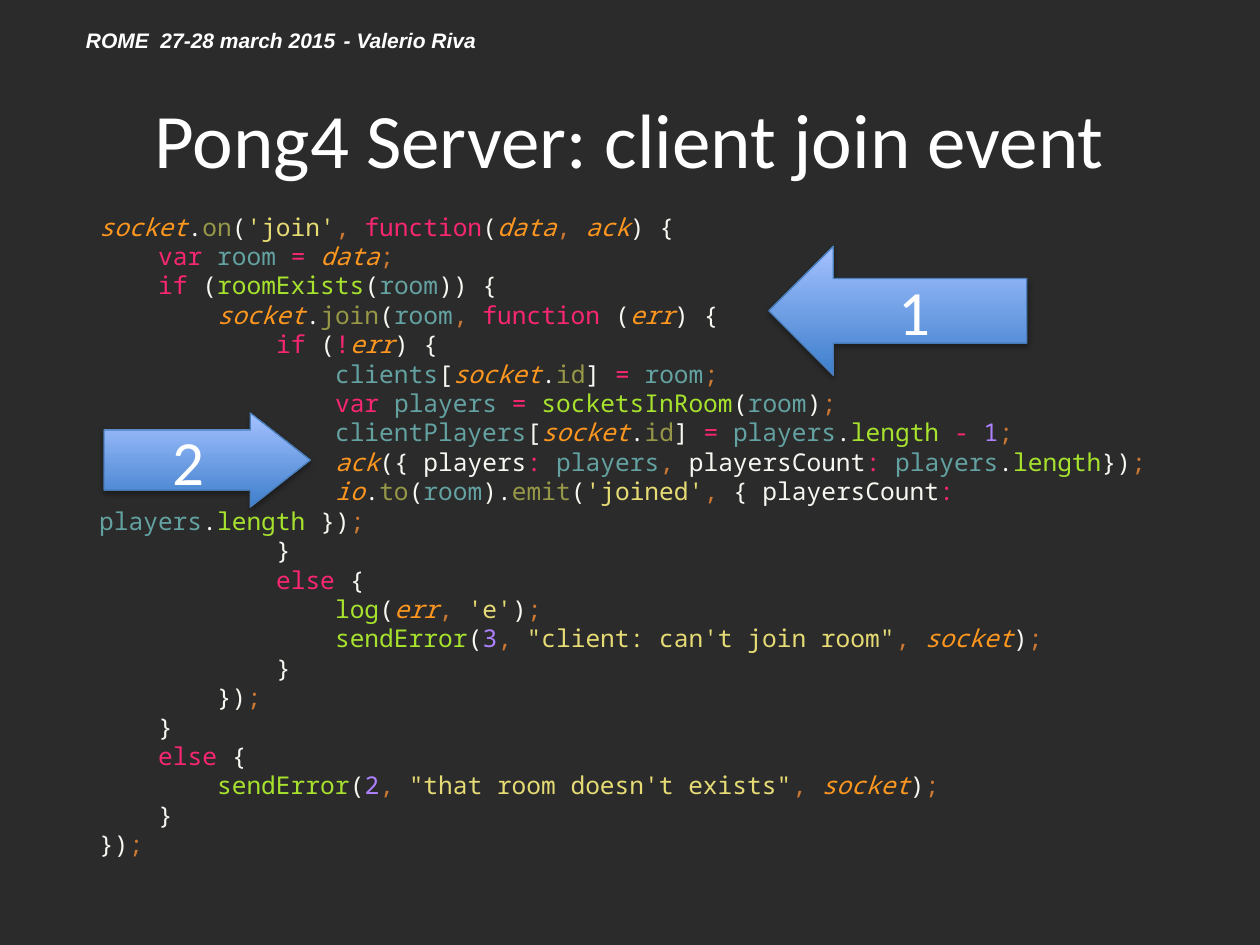
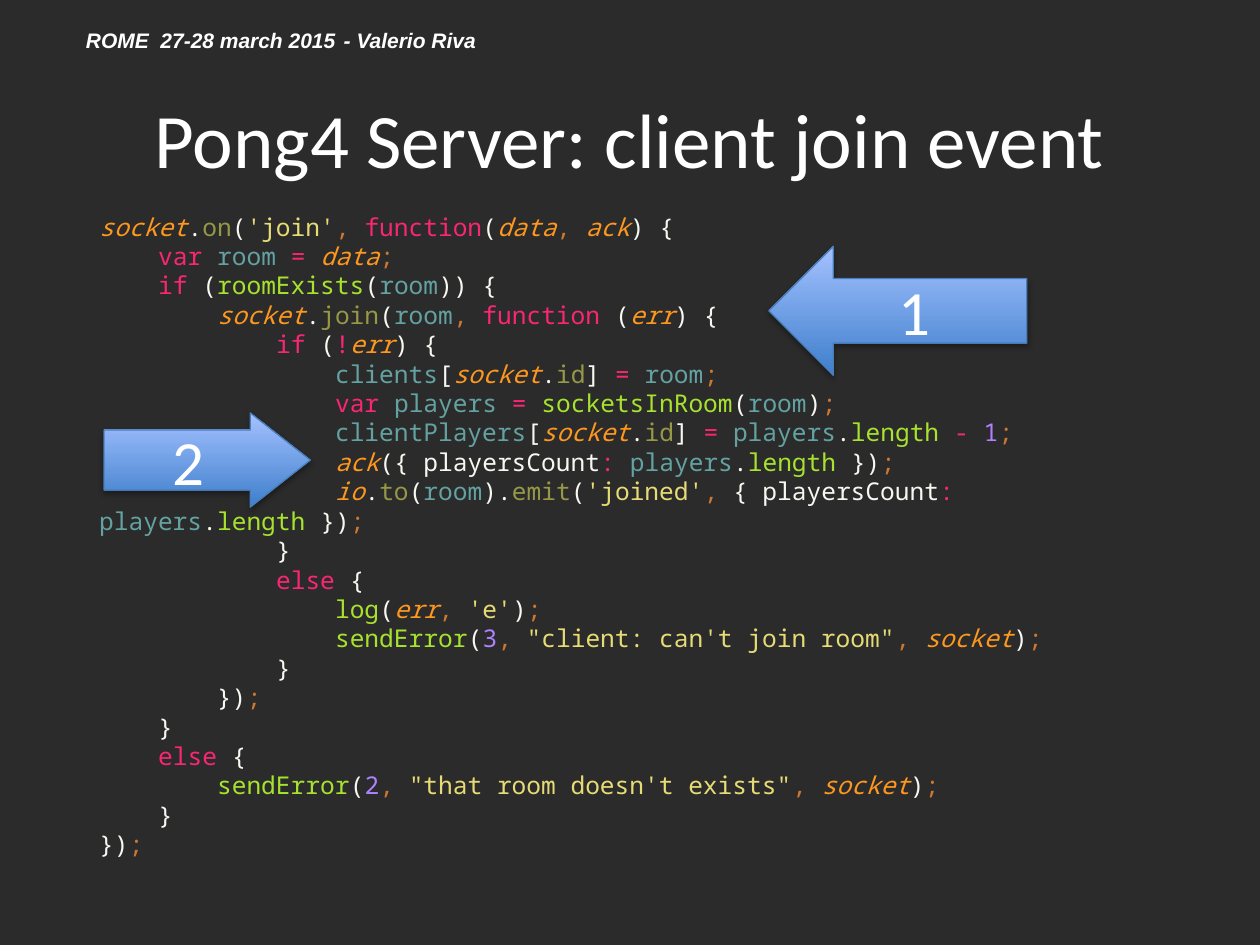
Before and after one commit to Lotti/codemotion2015, a slide deck: slide 25 of slides/slides.pptx (slide 23 before the commit). Drawn at 1260x945 pixels with LibreOffice and Linux fonts; fonts in the diff are those of the drawing; background and template pictures are left out; a plain dark background stands for a picture behind light text. Boxes give left, top, right and bottom in pixels: in the first picture for what was removed or moved away, otherwise in the second. Text is boxed around its words. In the diff, an @@ line names an element or a change of style, - is before the commit and + after.

```diff
--- a/slides/slides.pptx
+++ b/slides/slides.pptx
@@ text at <box>99,217,1013,798</box>: text changed @@
-socket.on('join', function(data, ack) {
-var room = data;
-if (roomExists(room)) {
-socket.join(room, function (err) {
-if (!err) {
-clients[socket.id] = room;
-var players = socketsInRoom(room);
-clientPlayers[socket.id] = players.length - 1;
-ack({ players: players, playersCount: players.length});
-io.to(room).emit('joined', { playersCount: players.length });
-}
-else {
-log(err, 'e');
-sendError(3, "client: can't join room", socket);
-}
-});
-}
-else {
-sendError(2, "that room doesn't exists", socket);
-}
-});
+socket.on('join', function(data, ack) {
+var room = data;
+if (roomExists(room)) {
+socket.join(room, function (err) {
+if (!err) {
+clients[socket.id] = room;
+var players = socketsInRoom(room);
+clientPlayers[socket.id] = players.length - 1;
+ack({ playersCount: players.length });
+io.to(room).emit('joined', { playersCount: players.length });
+}
+else {
+log(err, 'e');
+sendError(3, "client: can't join room", socket);
+}
+});
+}
+else {
+sendError(2, "that room doesn't exists", socket);
+}
+});
```
Also in this commit, not shown: 8 other slides changed, 2 slides added, 2 other files.
